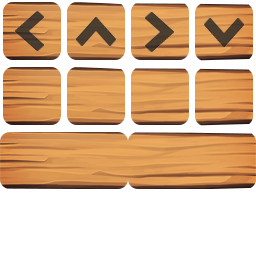
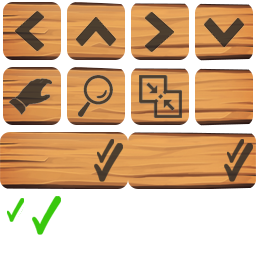
Layer changes from the first 256×256 image to the second:
added layer "Layer 1 copy 2" (80%) above "Layer 2" over [224, 139, 253, 182]
added layer "Layer 2" above "Layer 1" over [7, 198, 25, 222]
added layer "Layer 1" above "Layer 1 copy" over [32, 196, 61, 235]
added layer "Layer 1 copy" (80%) above "Merge" over [94, 139, 123, 182]
added layer "Merge" (80%) above "Grab" over [139, 75, 182, 118]
added layer "Grab" (80%) above "Inspect" over [9, 78, 52, 115]
added layer "Inspect" (80%) above "Button_L copy" over [78, 75, 113, 117]
hid "Background" over [7, 75, 253, 235]
